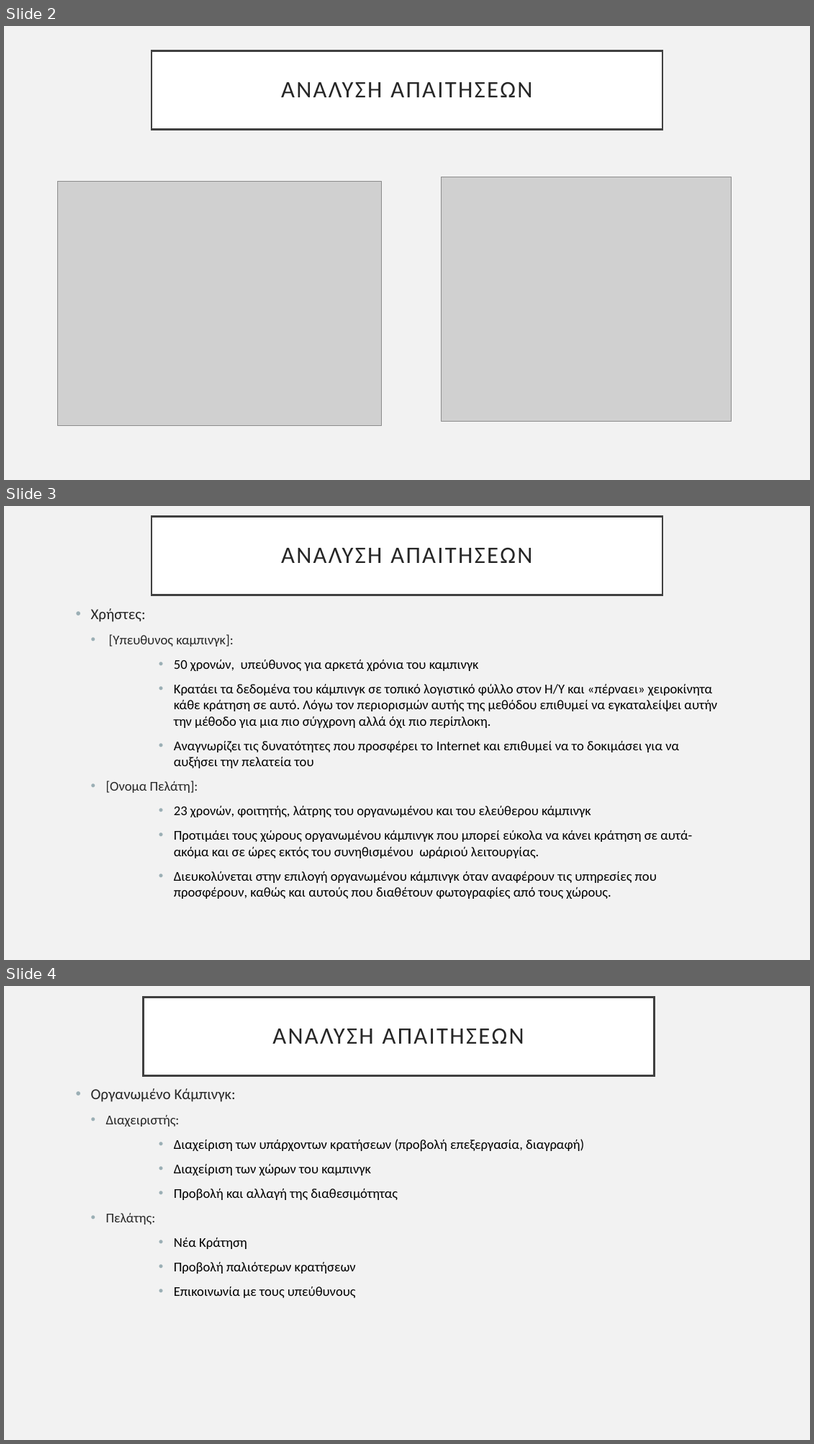
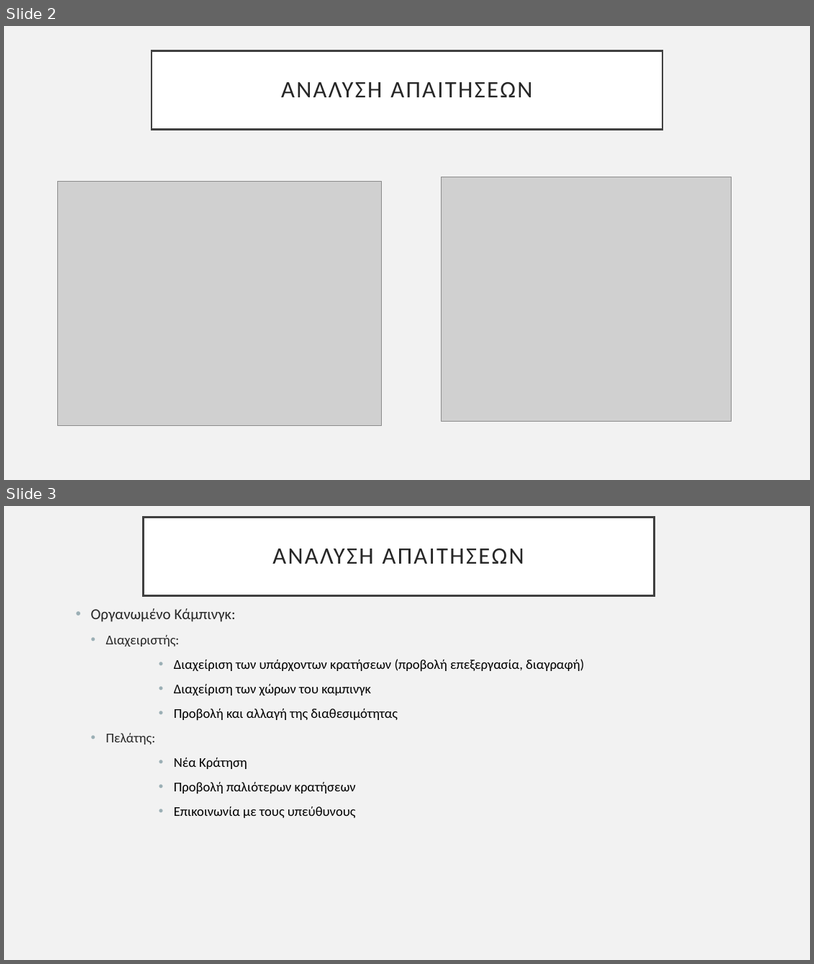
Before and after one commit to GiannhsMyl/WebCamping, a slide deck: parousiasi.pptx. Shown one above the other, each under a label of ours: slides 2, 3 and 4 before the commit, slides 2 and 3 after it. The pictures are 814x1444 and 814x964 pixels, drawn with LibreOffice and Linux fonts; fonts in the diff are those of the drawing; grey boxes stand for pictures. Boxes give left, top, right and bottom in pixels: in the first picture for what was removed or moved away, otherwise in the second. Text is boxed around its words. In the diff, an @@ line names an element or a change of style, - is before the commit and + after.

```diff
--- a/parousiasi.pptx
+++ b/parousiasi.pptx
@@ slide 3 removed at bbox=[4, 506, 810, 960], background #F2F2F2 @@
@@ title removed at bbox=[152, 516, 663, 595] @@
-ΑΝΑΛΥΣΗ ΑΠΑΙΤΗΣΕΩΝ
@@ text removed at bbox=[91, 608, 718, 898] @@
-• Χρήστες:
-  • [Υπευθυνος καμπινγκ]:
-            • 50 χρονών, υπεύθυνος για αρκετά χρόνια του καμπινγκ
-            • Κρατάει τα δεδομένα του κάμπινγκ σε τοπικό λογιστικό φύλλο στον Η/Υ και «πέρναει» χειροκίνητα κάθε κράτηση σε αυτό. Λόγω τον περιορισμών αυτής της μεθόδου επιθυμεί να εγκαταλείψει αυτήν την μέθοδο για μια πιο σύγχρονη αλλά όχι πιο περίπλοκη.
-            • Αναγνωρίζει τις δυνατότητες που προσφέρει το Internet και επιθυμεί να το δοκιμάσει για να αυξήσει την πελατεία του
-  • [Ονομα Πελάτη]:
-            • 23 χρονών, φοιτητής, λάτρης του οργανωμένου και του ελεύθερου κάμπινγκ
-            • Προτιμάει τους χώρους οργανωμένου κάμπινγκ που μπορεί εύκολα να κάνει κράτηση σε αυτά- ακόμα και σε ώρες εκτός του συνηθισμένου ωράριού λειτουργίας.
-            • Διευκολύνεται στην επιλογή οργανωμένου κάμπινγκ όταν αναφέρουν τις υπηρεσίες που προσφέρουν, καθώς και αυτούς που διαθέτουν φωτογραφίες από τους χώρους.
@@ what was slide 4 is now slide 3 @@
```
Also in this commit, not shown: 2 other slides removed, 4 other files.
